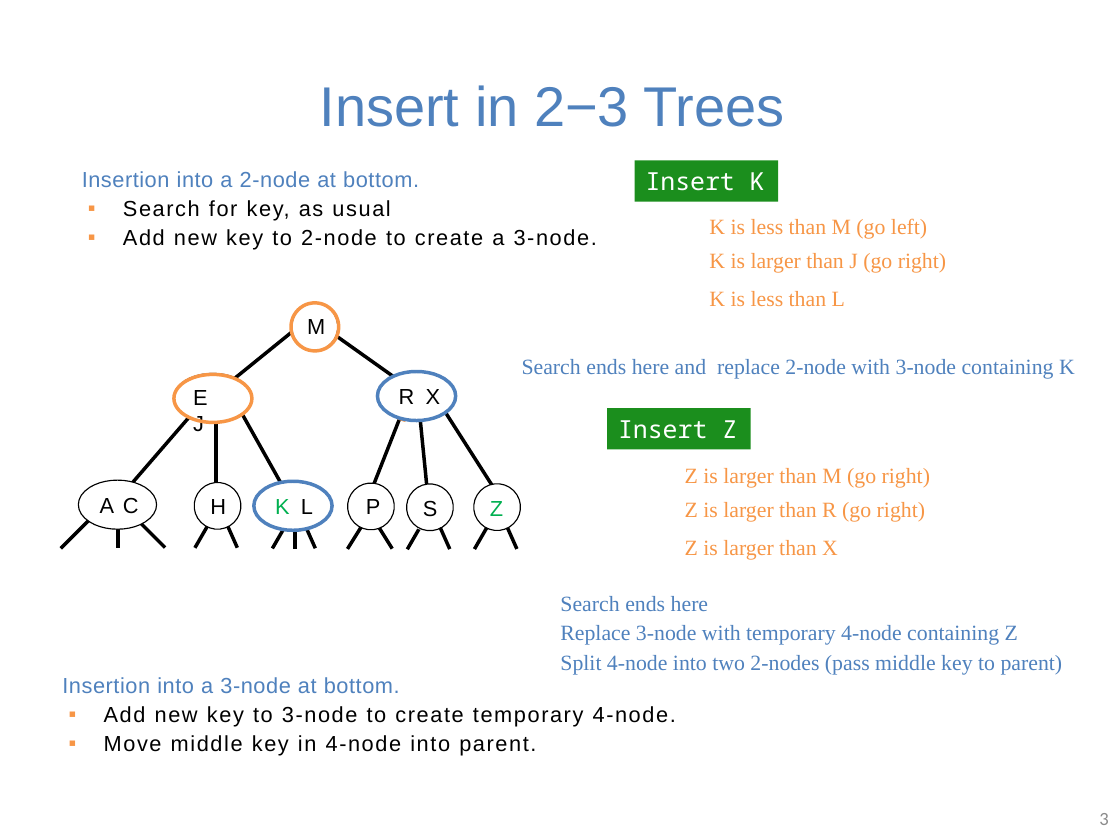
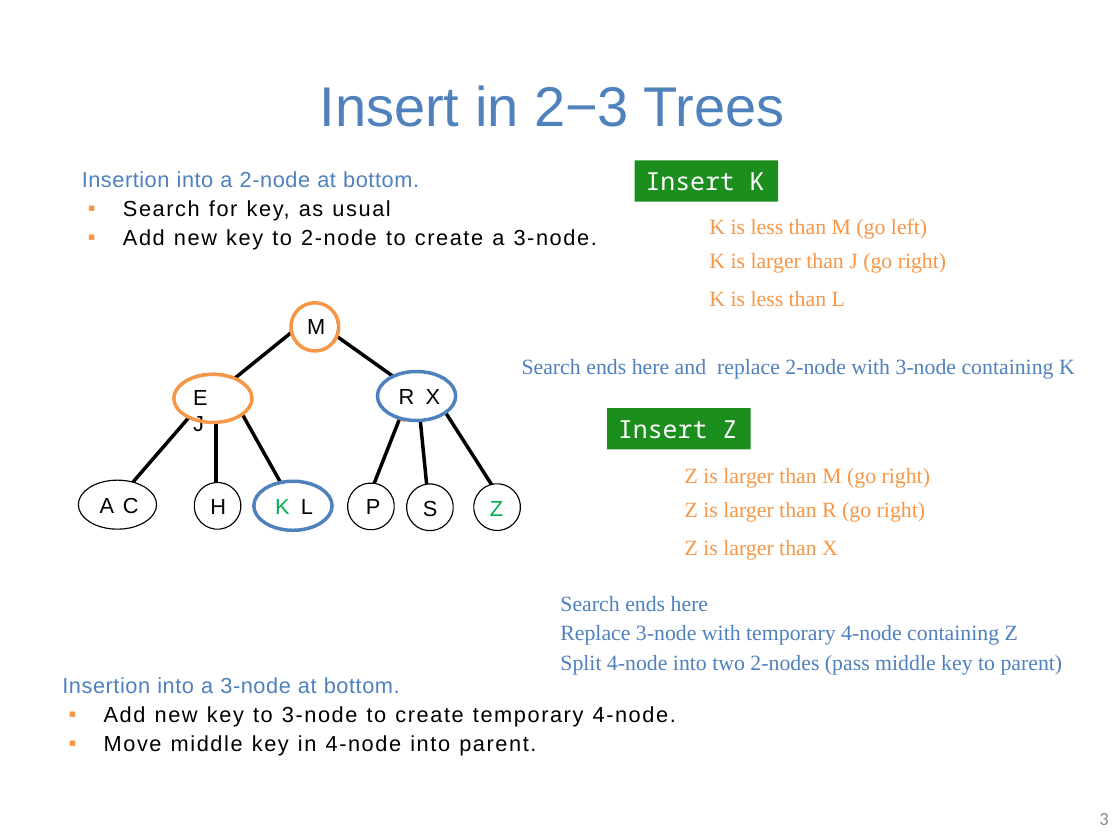
Before and after one commit to guhofstra/CSC111Fa25, a slide deck: slide 3 of PPTs/Lecture 10-2-3 trees B trees.pptx. Drawn at 1120x840 pixels with LibreOffice and Linux fonts; fonts in the diff are those of the drawing. Boxes give left, top, right and bottom in pixels: in the first picture for what was removed or moved away, otherwise in the second. Text is boxed around its words. In the diff, an @@ line names an element or a change of style, - is before the commit and + after.

```diff
--- a/PPTs/Lecture 10-2-3 trees B trees.pptx
+++ b/PPTs/Lecture 10-2-3 trees B trees.pptx
@@ freeform shape removed at [118, 508, 118, 549] @@
@@ freeform shape removed at [195, 503, 221, 548] @@
@@ freeform shape removed at [272, 504, 298, 549] @@
@@ freeform shape removed at [408, 504, 433, 549] @@
@@ freeform shape removed at [475, 504, 501, 549] @@
@@ freeform shape removed at [60, 512, 97, 549] @@
@@ freeform shape removed at [137, 520, 165, 548] @@
@@ freeform shape removed at [221, 511, 237, 548] @@
@@ freeform shape removed at [295, 510, 295, 550] @@
@@ freeform shape removed at [299, 512, 316, 549] @@
@@ freeform shape removed at [347, 515, 368, 549] @@
@@ freeform shape removed at [371, 515, 392, 549] @@
@@ freeform shape removed at [440, 528, 450, 549] @@
@@ freeform shape removed at [501, 512, 517, 549] @@
```
Also in this commit, not shown: 12 other slides changed, 4 slides added, 1 slide removed, 13 other files.
